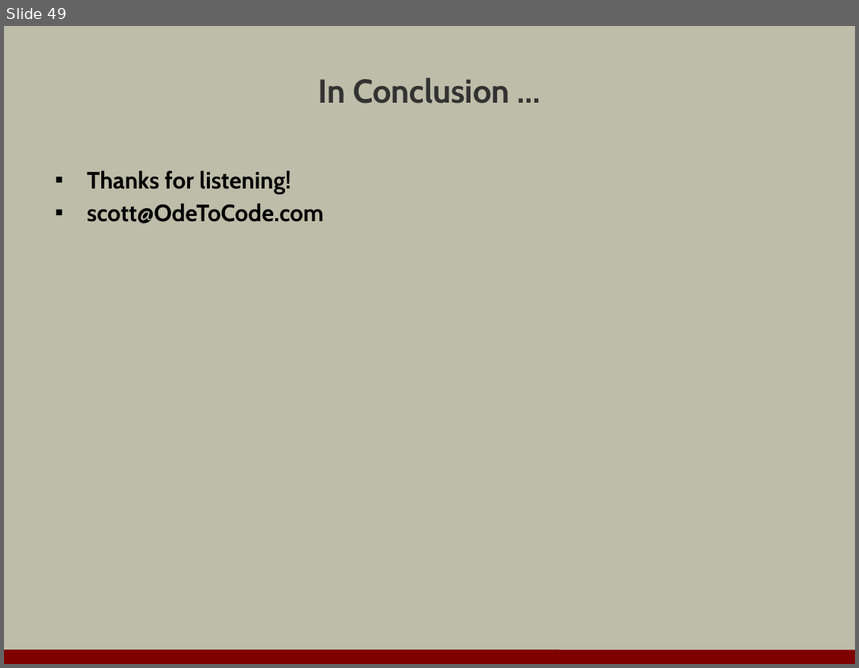
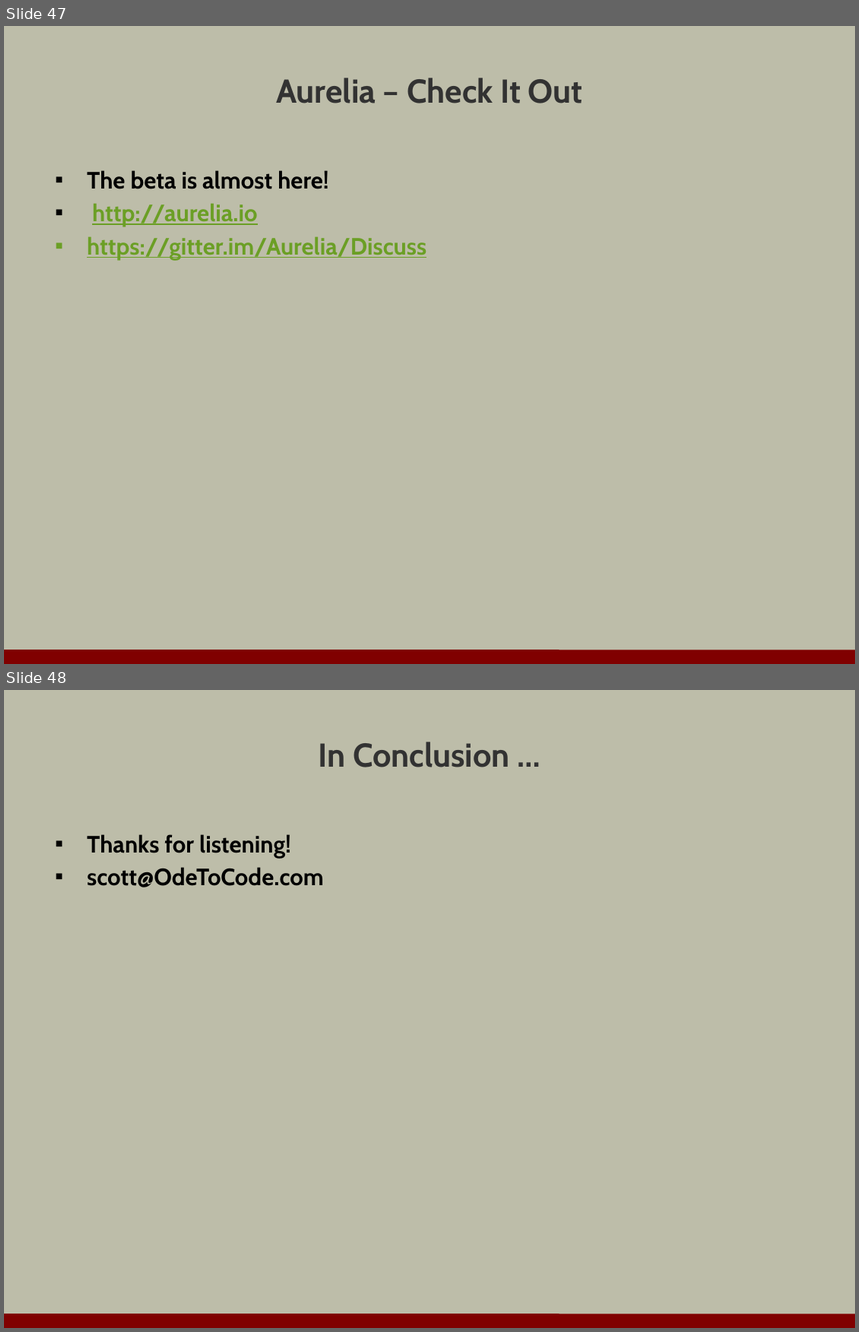
Before and after one commit to OdeToCode/classes, a slide deck: assorted/evolution_of_js.pptx. Shown one above the other, each under a label of ours: slide 49 before the commit, slides 47 and 48 after it. The pictures are 859x668 and 859x1332 pixels, drawn with LibreOffice and Linux fonts; fonts in the diff are those of the drawing; background and template pictures are left out. Boxes give left, top, right and bottom in pixels: in the first picture for what was removed or moved away, otherwise in the second. Text is boxed around its words. In the diff, an @@ line names an element or a change of style, - is before the commit and + after.

```diff
--- a/assorted/evolution_of_js.pptx
+++ b/assorted/evolution_of_js.pptx
@@ slide 47 added at (4,26,855,664), background #BDBDA9; not listed: 1 template element that a slide beside it also shows @@
@@ title added at (276,78,583,104), 28 pt, text #323232, bold @@
+Aurelia – Check It Out
@@ text added at (87,170,427,260), 20 pt, text #6B9F25, bold, underline @@
+▪ The beta is almost here!
+▪ http://aurelia.io
+▪ https://gitter.im/Aurelia/Discuss
@@ what was slide 49 is now slide 48 @@
```
Also in this commit, not shown: 2 slides changed, 15 other slides added, 17 slides removed.
